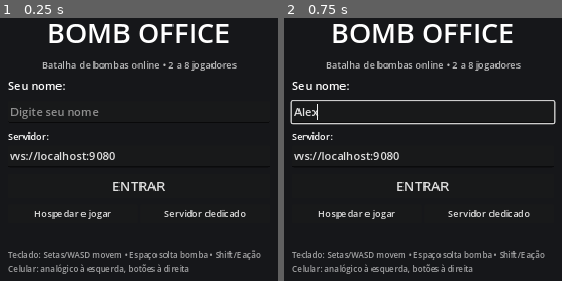
Above: before the commit, frames 1-2 (left to right).
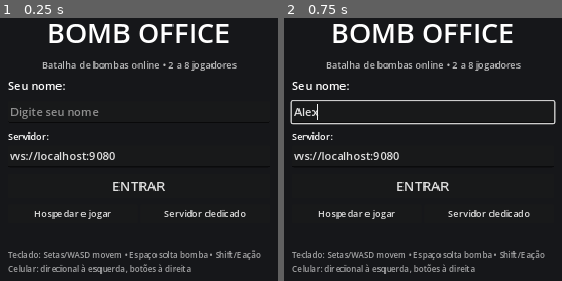
Above: after the commit, the same moments.

Repository: Brun0-marinh0/bomb-office
Game: Godot game, scene res://scenes/main.tscn
Two runs of this game, one before a commit and one after it. Both use one fixed random seed, a clock stepped at 60 frames per second and the inputs below.
Inputs (mouse positions are in pixels of both pictures, inside the frame that each line leads up to):
- Up to frame 1 (0.25 s): no input
- Up to frame 2 (0.75 s): click (423, 112) at 0.52 s; type "Alex" at 0.6 s

The runs differ from the first frame. In frame 1, 0.8% of the frame differs, in the area x 14-69%, y 93-98%; in frame 2, 0.8%.

Commit message:
Tela cheia no celular, modo app (PWA) e controles de toque visíveis
- Tela cheia automática ao tocar em ENTRAR no celular (some a barra de
  endereço) e botão semitransparente de tela cheia no canto; trava em
  horizontal quando o navegador permite.
- PWA ativado no export (display fullscreen, paisagem) + meta tags da
  Apple para abrir sem barra pela "Tela de Início" no iPhone.
- Controles de toque refeitos: direcional fixo com 4 setas, botões
  BOMBA e AÇÃO, todos visíveis e semitransparentes.
- Corrige controles de toque com tamanho zero (eram desenhados fora da
  tela e qualquer toque soltava bomba).

Co-Authored-By: Claude Opus 5.5 <noreply@anthropic.com>

Diff:
--- /dev/null
+++ b/scripts/fullscreen_button.gd
@@ -0,0 +1,54 @@
+extends Button
+## Botão de tela cheia para celular (some a barra de endereço do navegador).
+## Semitransparente, fica no canto superior direito.
+
+const SIZE := 56.0
+
+var _on := false
+var _poll := 0.0
+
+
+func _ready() -> void:
+	custom_minimum_size = Vector2(SIZE, SIZE)
+	focus_mode = Control.FOCUS_NONE
+	tooltip_text = "Tela cheia"
+	for st in ["normal", "hover", "pressed", "focus"]:
+		var sb := StyleBoxFlat.new()
+		sb.bg_color = Color(0, 0, 0, 0.45 if st == "pressed" else 0.3)
+		sb.border_color = Color(1, 1, 1, 0.5)
+		sb.set_border_width_all(2)
+		sb.set_corner_radius_all(12)
+		add_theme_stylebox_override(st, sb)
+	pressed.connect(func():
+		Net.set_fullscreen(not Net.is_fullscreen())
+		_poll = 0.0)
+
+
+func _process(dt: float) -> void:
+	_poll -= dt
+	if _poll > 0.0:
+		return
+	_poll = 0.4
+	var on := Net.is_fullscreen()
+	if on != _on:
+		_on = on
+		queue_redraw()
+
+
+func _draw() -> void:
+	# quatro cantos: para fora = entrar em tela cheia, para dentro = sair
+	var col := Color(1, 1, 1, 0.85)
+	var s := size
+	var a := 14.0    # recuo da borda
+	var l := 10.0    # tamanho do traço
+	for corner in [Vector2(0, 0), Vector2(1, 0), Vector2(0, 1), Vector2(1, 1)]:
+		var sx := 1.0 if corner.x == 0 else -1.0
+		var sy := 1.0 if corner.y == 0 else -1.0
+		var p := Vector2(a if corner.x == 0 else s.x - a, a if corner.y == 0 else s.y - a)
+		if _on:
+			p += Vector2(sx, sy) * l
+			draw_line(p, p - Vector2(sx * l, 0), col, 3.0)
+			draw_line(p, p - Vector2(0, sy * l), col, 3.0)
+		else:
+			draw_line(p, p + Vector2(sx * l, 0), col, 3.0)
+			draw_line(p, p + Vector2(0, sy * l), col, 3.0)
--- a/scripts/main.gd
+++ b/scripts/main.gd
@@ -15,6 +15,7 @@
 const ServerGame = preload("res://scripts/server_game.gd")
 const GameView = preload("res://scripts/game_view.gd")
 const TouchControls = preload("res://scripts/touch_controls.gd")
+const FullscreenButton = preload("res://scripts/fullscreen_button.gd")
 const ItemIcon = preload("res://scripts/item_icon.gd")
 const WinnerDisplay = preload("res://scripts/winner_display.gd")
 const WINNER_MSG_MAX := 20
@@ -91,6 +92,8 @@
 var msg_edit: LineEdit
 var cl_winner := 0
 var touch: Control
+var fs_btn: Button
+var show_fs := false        # celular com tela cheia disponível (Android)
 var chips := {}
 var chip_ids: Array = []
 var _overlay_token := 0
@@ -724,6 +727,8 @@
 
 
 func _on_join_pressed() -> void:
+	if show_fs:
+		Net.set_fullscreen(true)   # celular: some a barra de endereço ao entrar
 	player_name = _clean_name(name_edit.text)
 	_save_settings()
 	_connect_to(url_edit.text.strip_edges())
@@ -892,6 +897,7 @@
 	th.default_font_size = 18
 	ui.theme = th
 	layer.add_child(ui)
+	show_fs = Net.is_touch() and Net.fullscreen_supported()
 	_build_menu()
 	_build_lobby()
 	_build_hud()
@@ -901,6 +907,14 @@
 	ui.add_child(touch)
 	touch.bomb_pressed.connect(func(): _to_server(&"rpc_bomb"))
 	touch.action_pressed.connect(func(): _to_server(&"rpc_action"))
+	fs_btn = FullscreenButton.new()
+	fs_btn.set_anchors_and_offsets_preset(Control.PRESET_TOP_RIGHT)
+	fs_btn.offset_left = -FullscreenButton.SIZE - 10
+	fs_btn.offset_right = -10
+	fs_btn.offset_top = 8
+	fs_btn.offset_bottom = 8 + FullscreenButton.SIZE
+	fs_btn.visible = show_fs
+	ui.add_child(fs_btn)
 
 
 func _build_menu() -> void:
@@ -945,7 +959,7 @@
 	status_label.autowrap_mode = TextServer.AUTOWRAP_WORD_SMART
 	status_label.custom_minimum_size.x = 420
 	vb.add_child(status_label)
-	var help := _label("Teclado: Setas/WASD movem • Espaço solta bomba • Shift/E ação\nCelular: analógico à esquerda, botões à direita", 13)
+	var help := _label("Teclado: Setas/WASD movem • Espaço solta bomba • Shift/E ação\nCelular: direcional à esquerda, botões à direita", 13)
 	help.modulate = Color(1, 1, 1, 0.6)
 	vb.add_child(help)
 
@@ -1053,7 +1067,7 @@
 	var top := HBoxContainer.new()
 	top.set_anchors_and_offsets_preset(Control.PRESET_TOP_WIDE)
 	top.offset_left = 12
-	top.offset_right = -12
+	top.offset_right = -12 - (FullscreenButton.SIZE + 10 if show_fs else 0)
 	top.offset_bottom = 46
 	top.add_theme_constant_override("separation", 16)
 	hud.add_child(top)
--- a/scripts/net.gd
+++ b/scripts/net.gd
@@ -88,3 +88,55 @@
 		if href is String:
 			return href
 	return ""
+
+
+# ------------------------------------------------------------- tela cheia (celular)
+## Celular/tablet: tela de toque. Usado para mostrar os controles e o botão de tela cheia.
+func is_touch() -> bool:
+	return DisplayServer.is_touchscreen_available()
+
+
+## O navegador permite tela cheia na página? (iPhone não permite; lá use "Adicionar à Tela de Início")
+func fullscreen_supported() -> bool:
+	if not OS.has_feature("web"):
+		return false
+	# (o eval do Godot 4.3 devolve null para booleanos do JS, por isso 1/0)
+	return int(JavaScriptBridge.eval("(document.fullscreenEnabled || document.webkitFullscreenEnabled) ? 1 : 0", true)) == 1
+
+
+func is_fullscreen() -> bool:
+	if not OS.has_feature("web"):
+		return DisplayServer.window_get_mode() == DisplayServer.WINDOW_MODE_FULLSCREEN
+	return int(JavaScriptBridge.eval("(document.fullscreenElement || document.webkitFullscreenElement) ? 1 : 0", true)) == 1
+
+
+## Precisa ser chamado logo após um toque/clique do jogador (regra do navegador).
+## Em tela cheia também trava a tela na horizontal, quando o celular deixa.
+func set_fullscreen(on: bool) -> void:
+	if not OS.has_feature("web"):
+		DisplayServer.window_set_mode(DisplayServer.WINDOW_MODE_FULLSCREEN if on
+			else DisplayServer.WINDOW_MODE_WINDOWED)
+		return
+	var js := """
+		(function (on) {
+			var d = document, el = d.documentElement;
+			try {
+				if (on) {
+					if (d.fullscreenElement || d.webkitFullscreenElement) return;
+					var req = el.requestFullscreen || el.webkitRequestFullscreen;
+					if (!req) return;
+					var p = req.call(el, { navigationUI: 'hide' });
+					var lock = function () {
+						if (screen.orientation && screen.orientation.lock)
+							screen.orientation.lock('landscape').catch(function () {});
+					};
+					if (p && p.then) p.then(lock).catch(function () {}); else lock();
+				} else {
+					if (!(d.fullscreenElement || d.webkitFullscreenElement)) return;
+					var ex = d.exitFullscreen || d.webkitExitFullscreen;
+					if (ex) { var q = ex.call(d); if (q && q.catch) q.catch(function () {}); }
+				}
+			} catch (e) {}
+		})(%s);
+	""" % ("true" if on else "false")
+	JavaScriptBridge.eval(js, true)
--- a/scripts/touch_controls.gd
+++ b/scripts/touch_controls.gd
@@ -1,36 +1,56 @@
 extends Control
-## Controles de toque para celular: analógico virtual à esquerda,
-## botões BOMBA e AÇÃO à direita.
+## Controles de toque para celular (visíveis e semitransparentes):
+## direcional (cruz) fixo à esquerda, botões BOMBA e AÇÃO à direita.
+## O direcional aceita arrastar o dedo entre as setas sem soltar.
 
 signal bomb_pressed
 signal action_pressed
 
 const DEAD_ZONE := 18.0
-const STICK_R := 70.0
+const PAD_STEP := 74.0      # distância do centro do direcional até cada seta
+const PAD_KEY := 68.0       # tamanho de cada seta
+const BOMB_R := 66.0
+const ACTION_R := 48.0
+const MARGIN := 36.0
+
+const FILL := Color(1, 1, 1, 0.16)
+const FILL_ON := Color(1, 1, 1, 0.45)
+const BORDER := Color(1, 1, 1, 0.55)
+const ARROW := Color(1, 1, 1, 0.8)
+const BOMB_FILL := Color(0.95, 0.3, 0.25, 0.32)
+const BOMB_ON := Color(0.95, 0.3, 0.25, 0.65)
+const ACTION_FILL := Color(0.3, 0.55, 1.0, 0.32)
+const ACTION_ON := Color(0.3, 0.55, 1.0, 0.65)
+
+const DIRS := [Vector2i(0, -1), Vector2i(0, 1), Vector2i(-1, 0), Vector2i(1, 0)]
 
 var dir := Vector2i.ZERO
-var _stick_index := -1
-var _origin := Vector2.ZERO
-var _knob := Vector2.ZERO
+var _pad_index := -1
 var _flash_bomb := 0.0
 var _flash_action := 0.0
+var _key_style := StyleBoxFlat.new()
 
 
 func _ready() -> void:
-	set_anchors_preset(Control.PRESET_FULL_RECT)
+	set_anchors_and_offsets_preset(Control.PRESET_FULL_RECT)
 	mouse_filter = Control.MOUSE_FILTER_IGNORE
+	_key_style.set_corner_radius_all(14)
+	_key_style.set_border_width_all(3)
+	_key_style.border_color = BORDER
+	_key_style.anti_aliasing = true
+
+
+func _pad_center() -> Vector2:
+	var r := PAD_STEP + PAD_KEY * 0.5
+	return Vector2(MARGIN + r, size.y - MARGIN - r)
 
 
 func _bomb_center() -> Vector2:
-	return Vector2(size.x - 120, size.y - 120)
+	return Vector2(size.x - MARGIN - BOMB_R, size.y - MARGIN - BOMB_R - 10)
 
 
 func _action_center() -> Vector2:
-	return Vector2(size.x - 270, size.y - 75)
-
-
-func _default_stick() -> Vector2:
-	return Vector2(150, size.y - 140)
+	return _bomb_center() + Vector2(-BOMB_R - ACTION_R - 30, 40)
 
 
 func _input(event: InputEvent) -> void:
@@ -39,30 +59,27 @@
 	if event is InputEventScreenTouch:
 		var p: Vector2 = (make_input_local(event) as InputEventScreenTouch).position
 		if event.pressed:
-			if p.x < size.x * 0.45:
-				_stick_index = event.index
-				_origin = p
-				_knob = p
-				_update_dir()
-			elif p.y > size.y * 0.3:
+			if p.x < size.x * 0.45 and p.y > size.y * 0.25:
+				_pad_index = event.index
+				_update_dir(p)
+			elif p.x >= size.x * 0.45 and p.y > size.y * 0.3:
 				if p.distance_to(_bomb_center()) <= p.distance_to(_action_center()):
 					_flash_bomb = 0.15
 					bomb_pressed.emit()
 				else:
 					_flash_action = 0.15
 					action_pressed.emit()
-		elif event.index == _stick_index:
-			_stick_index = -1
+		elif event.index == _pad_index:
+			_pad_index = -1
 			dir = Vector2i.ZERO
 		queue_redraw()
-	elif event is InputEventScreenDrag and event.index == _stick_index:
-		_knob = (make_input_local(event) as InputEventScreenDrag).position
-		_update_dir()
+	elif event is InputEventScreenDrag and event.index == _pad_index:
+		_update_dir((make_input_local(event) as InputEventScreenDrag).position)
 		queue_redraw()
 
 
-func _update_dir() -> void:
-	var v := _knob - _origin
+func _update_dir(p: Vector2) -> void:
+	var v := p - _pad_center()
 	if v.length() < DEAD_ZONE:
 		dir = Vector2i.ZERO
 	elif absf(v.x) > absf(v.y):
@@ -80,16 +97,26 @@
 
 func _draw() -> void:
 	var font := ThemeDB.fallback_font
-	var base := _origin if _stick_index >= 0 else _default_stick()
-	draw_circle(base, STICK_R, Color(1, 1, 1, 0.12))
-	draw_arc(base, STICK_R, 0, TAU, 48, Color(1, 1, 1, 0.35), 2.0)
-	var knob := base
-	if _stick_index >= 0:
-		knob = base + (_knob - _origin).limit_length(STICK_R)
-	draw_circle(knob, 30, Color(1, 1, 1, 0.35))
+	# direcional
+	var c := _pad_center()
+	draw_circle(c, PAD_STEP + PAD_KEY * 0.75, Color(0, 0, 0, 0.18))
+	for d in DIRS:
+		var kc: Vector2 = c + Vector2(d) * PAD_STEP
+		_key_style.bg_color = FILL_ON if dir == d else FILL
+		draw_style_box(_key_style, Rect2(kc - Vector2.ONE * PAD_KEY * 0.5, Vector2.ONE * PAD_KEY))
+		var fwd := Vector2(d)
+		var side := Vector2(-fwd.y, fwd.x)
+		draw_colored_polygon(PackedVector2Array([
+			kc + fwd * 16, kc - fwd * 10 + side * 16, kc - fwd * 10 - side * 16]), ARROW)
+	# bomba
 	var bc := _bomb_center()
-	draw_circle(bc, 62, Color(0.95, 0.3, 0.25, 0.55 if _flash_bomb > 0 else 0.35))
-	draw_string(font, bc + Vector2(-60, 7), "BOMBA", HORIZONTAL_ALIGNMENT_CENTER, 120, 20, Color.WHITE)
+	draw_circle(bc, BOMB_R, BOMB_ON if _flash_bomb > 0 else BOMB_FILL)
+	draw_arc(bc, BOMB_R, 0, TAU, 64, BORDER, 3.0, true)
+	draw_circle(bc + Vector2(0, -14), 17, Color(0.1, 0.1, 0.12, 0.85))
+	draw_line(bc + Vector2(10, -29), bc + Vector2(18, -38), Color(1, 0.8, 0.3, 0.9), 3.0)
+	draw_string(font, bc + Vector2(-BOMB_R, 28), "BOMBA", HORIZONTAL_ALIGNMENT_CENTER, BOMB_R * 2, 18, Color(1, 1, 1, 0.9))
+	# ação
 	var ac := _action_center()
-	draw_circle(ac, 46, Color(0.3, 0.55, 1.0, 0.55 if _flash_action > 0 else 0.35))
-	draw_string(font, ac + Vector2(-46, 6), "AÇÃO", HORIZONTAL_ALIGNMENT_CENTER, 92, 17, Color.WHITE)
+	draw_circle(ac, ACTION_R, ACTION_ON if _flash_action > 0 else ACTION_FILL)
+	draw_arc(ac, ACTION_R, 0, TAU, 48, BORDER, 3.0, true)
+	draw_string(font, ac + Vector2(-ACTION_R, 6), "AÇÃO", HORIZONTAL_ALIGNMENT_CENTER, ACTION_R * 2, 17, Color(1, 1, 1, 0.9))
Not shown, changed: export_presets.cfg
